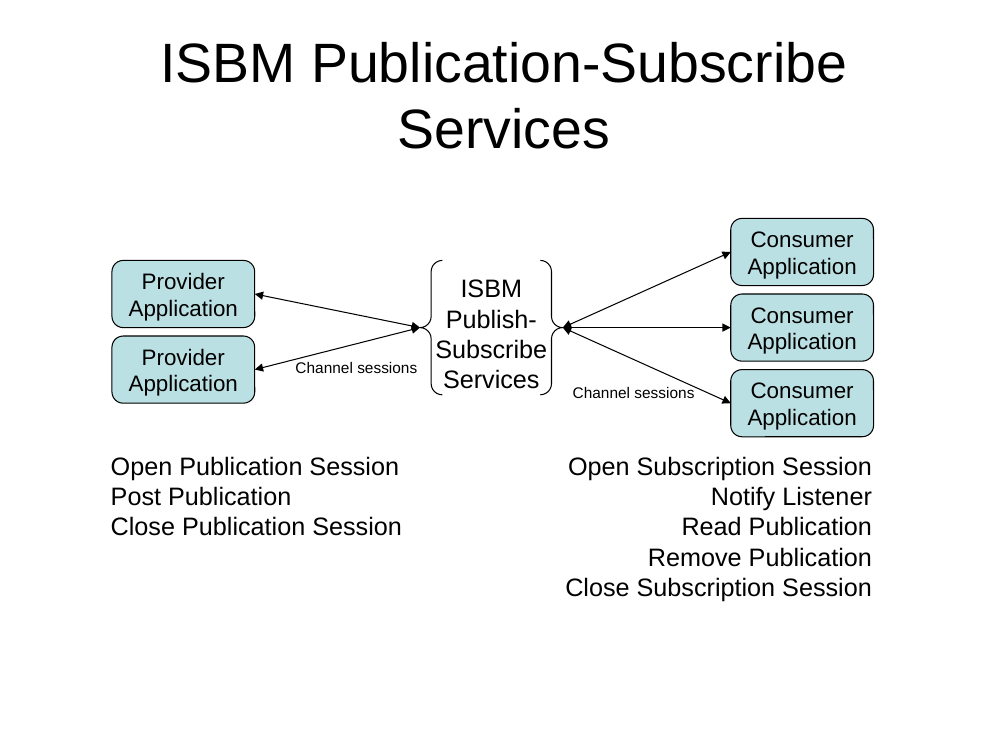
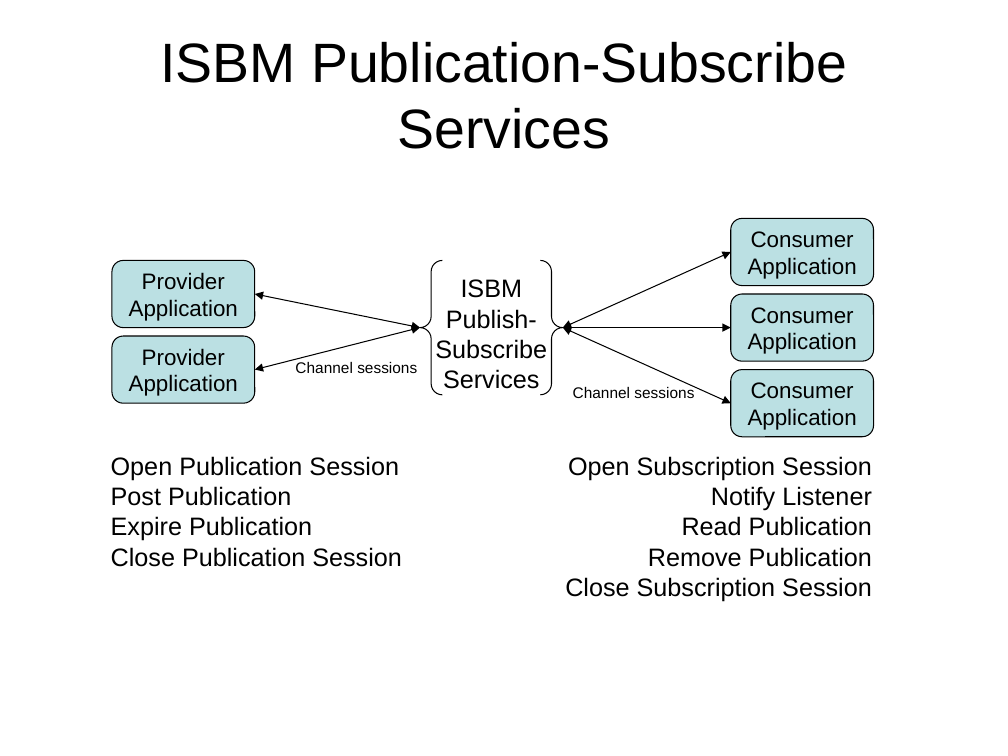
Before and after one commit to mimosa-org/ws-isbm, a slide deck: slide 9 of 0-Doc/OpenO&M Information Service Bus Model Specification Diagrams.pptx. Drawn at 1008x756 pixels with LibreOffice and Linux fonts; fonts in the diff are those of the drawing. Boxes give left, top, right and bottom in pixels: in the first picture for what was removed or moved away, otherwise in the second. Text is boxed around its words. In the diff, an @@ line names an element or a change of style, - is before the commit and + after.

```diff
--- a/0-Doc/OpenO&M Information Service Bus Model Specification Diagrams.pptx
+++ b/0-Doc/OpenO&M Information Service Bus Model Specification Diagrams.pptx
@@ text at (111, 516, 312, 541): paragraph added @@
+Expire Publication
```
Also in this commit, not shown: 3 other slides changed, 6 other files.
